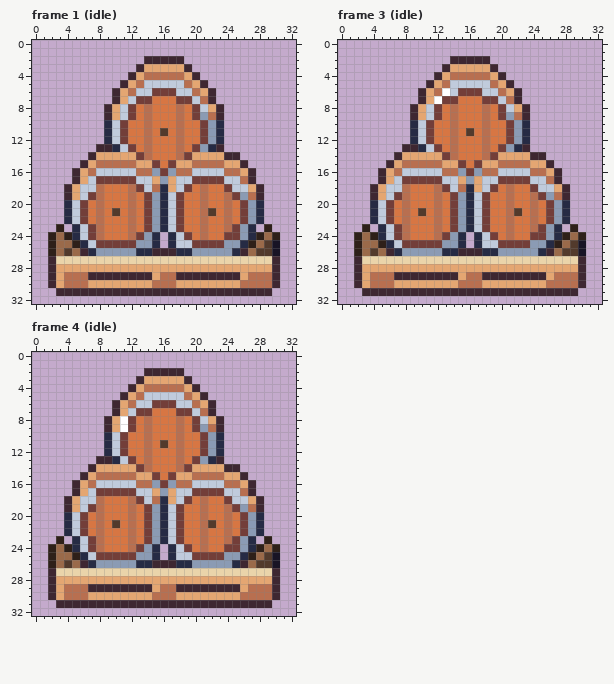
Two states of a pixel-art file, art/hood-markets/barrel-stack@69.aseprite. The picture above was drawn from the file before the commit.
33x33 pixels, 4 frames. Shown: frame 1 (idle), frame 3 (idle), frame 4 (idle). The commit also changed other frames, which this record leaves out.
Once edited:
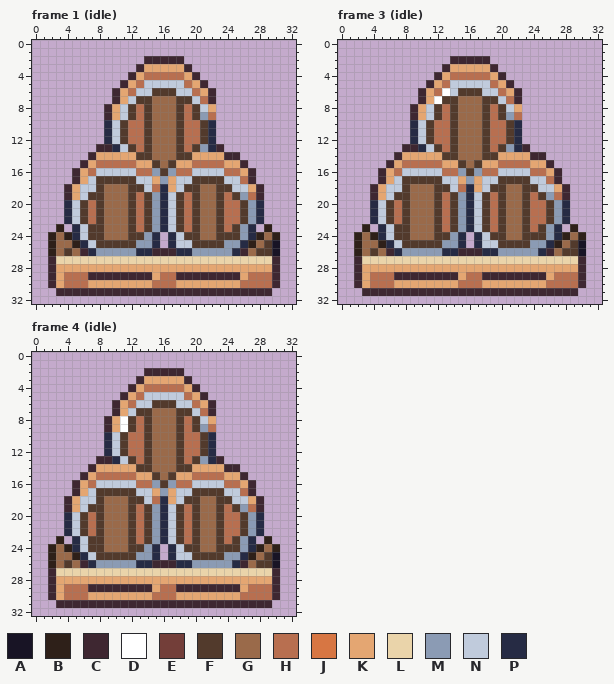
Palette (. is transparent): A #181425  B #2e2019  C #3e2731  D #ffffff  E #733e39  F #523a2c  G #9a6a4a  H #b86f50  J #d77643  K #e4a672  L #ead4aa  M #8b9bb4  N #c0cbdc  P #262b44
From the commit log: Clarify Distillery barrel wood and depth
From old to new:
Frame 1 (idle):
y 6: x 15..17 EEE -> FFF
y 7: x 13..19 EEJJJEE -> FFGGGFF
y 8..9: x 12..20 EJHJJJHJE -> FHFGGGFHF; x 23 C -> .
y 10: x 11..23 EJJHJJJHJJEMP -> FHHFGGGFHHFP.
y 11: x 11..23 EJJHJFJHJJEMP -> FHHFGGGFHHFP.
y 12: x 11..23 EJJHJJJHJJEMP -> FHHFGGGFHHFP.
y 13: x 12..20 EJHJJJHJE -> FHFGGGFHF
y 14: x 13..19 EHJJJHE -> FFGGGFF
y 15: x 15..17 EJE -> FGF
y 16: x 16 E -> F
y 17: x 8..12 EEEEE -> FFFFF; x 20..23 EEEE -> FFFF
y 18: x 8..13 HJJJHE -> FGGGFF; x 19..24 EJHJJE -> FFGGFF
y 19: x 7..14 EHJJJHJE -> FFGGGFHF; x 18..23 EJJHJJ -> FHFGGF; x 25 E -> F
y 20: x 6..14 EJHJJJHJE -> FHFGGGFHF; x 18..23 EJJHJJ -> FHFGGF; x 25..26 JE -> HF
y 21: x 6..14 EJHJFJHJE -> FHFGGGFHF; x 18..23 EJJHFJ -> FHFGGF; x 25..26 JE -> HF
y 22: x 6..14 EJHJJJHJE -> FHFGGGFHF; x 18..23 EJJHJJ -> FHFGGF; x 25..26 JE -> HF
y 23: x 7..14 EHJJJHJE -> FFGGGFHF; x 18..23 EJJHJJ -> FHFGGF; x 25 E -> F
y 24: x 7..13 EHJJJHE -> FFGGGFF; x 19..25 EJHJJEE -> FFGGFFF
y 25: x 8..12 EEEEE -> FFFFF; x 20..23 EEEE -> FFFF
Frame 3 (idle): the same change as frame 1 (idle)
Frame 4 (idle): the same change as frame 1 (idle)
